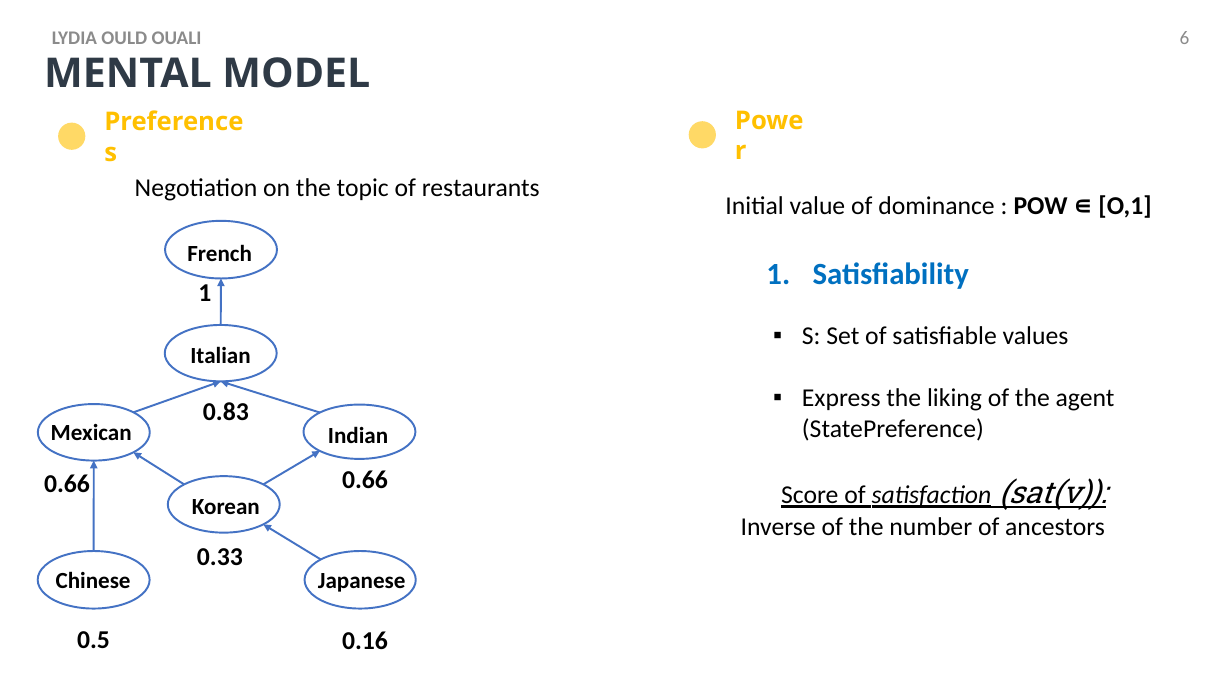
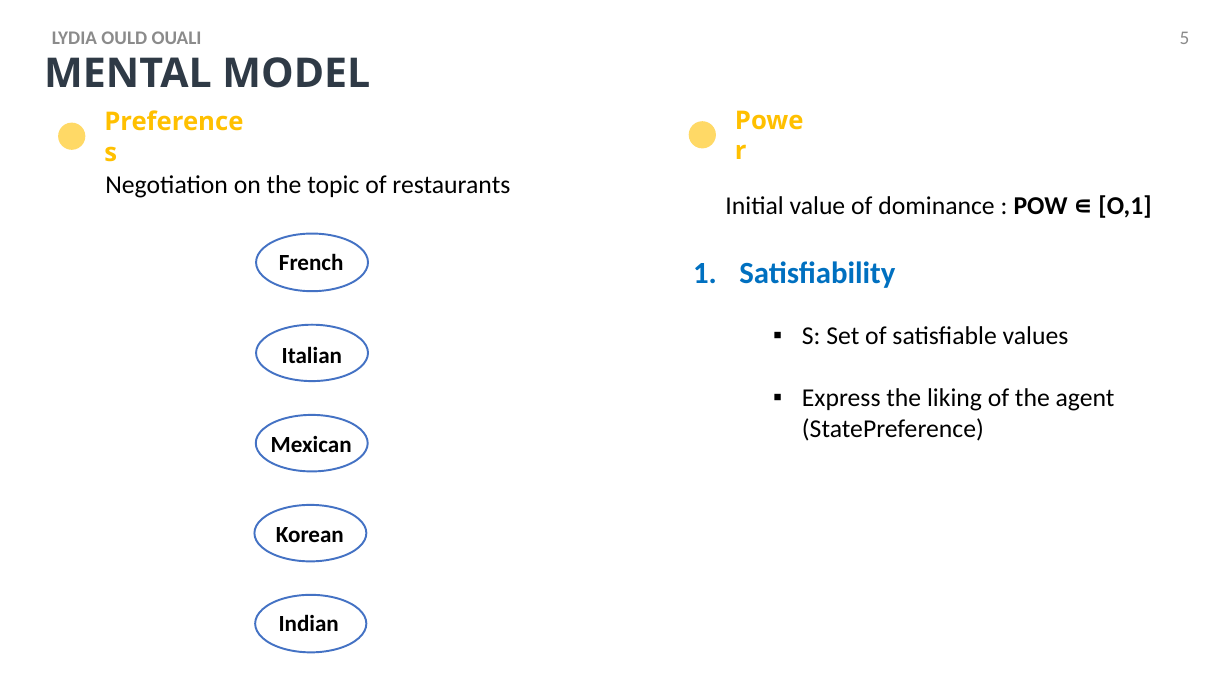
Before and after one commit to Olydia/Discolog, a slide deck: slide 5 of papers/Presentations/intellisys/intellysis_v2.pptx (slide 6 before the commit). Drawn at 1232x693 pixels with LibreOffice and Linux fonts; fonts in the diff are those of the drawing. Boxes give left, top, right and bottom in pixels: in the first picture for what was removed or moved away, otherwise in the second. Text is boxed around its words. In the diff, an @@ line names an element or a change of style, - is before the commit and + after.

Commit message:
update presentation

```diff
--- a/papers/Presentations/intellisys/intellysis_v2.pptx
+++ b/papers/Presentations/intellisys/intellysis_v2.pptx
@@ page number at bbox=[1180, 31, 1190, 44]: text changed @@
-6
+5
@@ text "Negotiation on the topic of ...": place and size @@
-text "Negotiation on the topic of ..." at bbox=[135, 178, 540, 201]
+text "Negotiation on the topic of ..." at bbox=[105, 175, 510, 198]
@@ ellipse: place and size @@
-ellipse at bbox=[165, 221, 277, 278]
+ellipse at bbox=[256, 234, 368, 291]
@@ text "French": place and size @@
-text "French" at bbox=[187, 244, 252, 261]
+text "French" at bbox=[279, 253, 344, 270]
@@ text "Satisfiability": place and size @@
-text "Satisfiability" at bbox=[813, 262, 969, 289]
+text "Satisfiability" at bbox=[739, 261, 895, 288]
@@ ellipse: place and size @@
-ellipse at bbox=[165, 325, 276, 382]
+ellipse at bbox=[256, 324, 368, 381]
@@ text "Italian": place and size @@
-text "Italian" at bbox=[190, 346, 250, 363]
+text "Italian" at bbox=[282, 346, 342, 363]
@@ ellipse: place and size @@
-ellipse at bbox=[38, 404, 150, 460]
+ellipse at bbox=[256, 415, 368, 471]
@@ text "Mexican": place and size @@
-text "Mexican" at bbox=[51, 424, 132, 440]
+text "Mexican" at bbox=[271, 436, 352, 452]
@@ text removed at bbox=[741, 478, 1106, 536] @@
-  Score of satisfaction (sat(v)):
-Inverse of the number of ancestors
@@ ellipse: place and size @@
-ellipse at bbox=[168, 476, 280, 532]
+ellipse at bbox=[254, 505, 366, 561]
@@ text "Korean": place and size @@
-text "Korean" at bbox=[192, 499, 260, 514]
+text "Korean" at bbox=[276, 527, 344, 542]
@@ group removed at bbox=[38, 278, 415, 650]: 9 texts, 7 arrows, 2 ellipses @@
-0.16
-0.5
-0.33
-0.66
-0.66
-0.83
-1
-Japanese
-Chinese
@@ ellipse: place and size @@
-ellipse at bbox=[305, 551, 416, 608]
+ellipse at bbox=[255, 595, 366, 653]
@@ text "Indian": place and size @@
-text "Indian" at bbox=[328, 426, 388, 443]
+text "Indian" at bbox=[279, 614, 339, 631]
```
Also in this commit, not shown: 9 other slides changed, 3 slides added.
